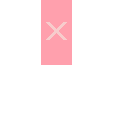
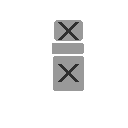
Revision of a layered (128, 128) image; what changed, layer by layer:
painted on "Layer 2" over (46, 22, 79, 82)
"Layer 1": opacity 90% → 40%, painted on it over (41, 0, 84, 91)
